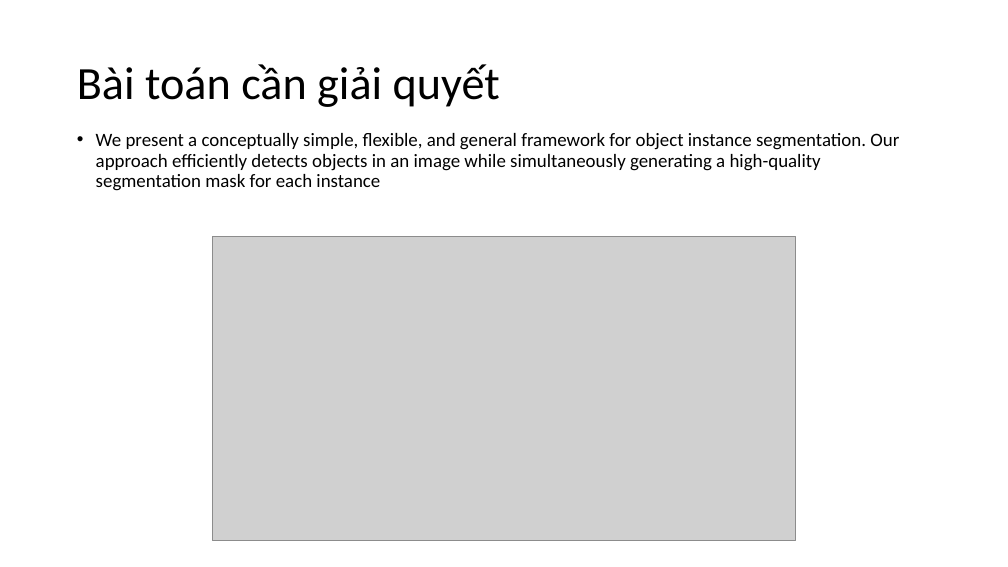
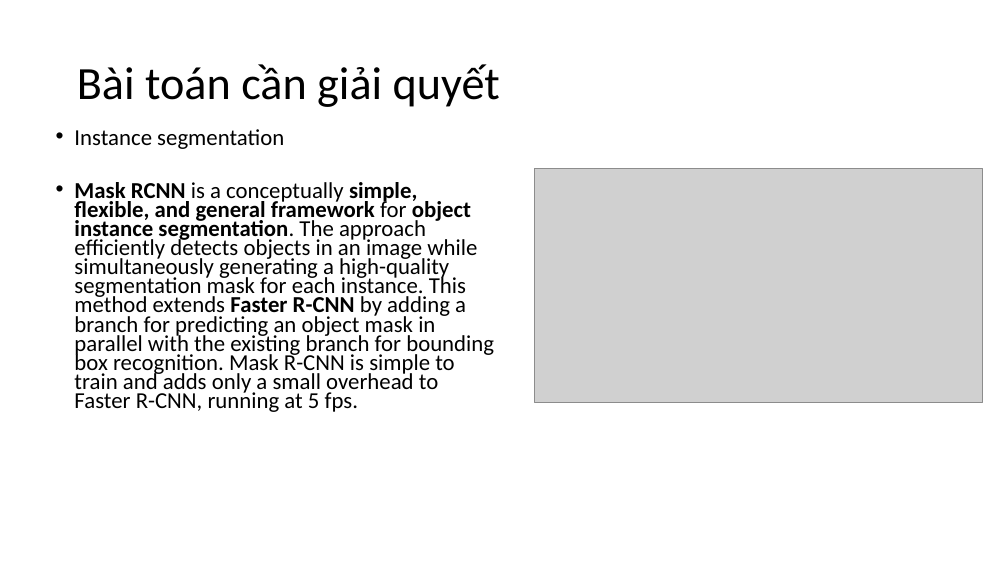
Before and after one commit to quyethv15uit/CS2205.CH1501, a slide deck: slide 2 of QT31.pptx. Drawn at 1008x567 pixels with LibreOffice and Linux fonts; fonts in the diff are those of the drawing; grey boxes stand for pictures. Boxes give left, top, right and bottom in pixels: in the first picture for what was removed or moved away, otherwise in the second. Text is boxed around its words. In the diff, an @@ line names an element or a change of style, - is before the commit and + after.

```diff
--- a/QT31.pptx
+++ b/QT31.pptx
@@ text at [74, 129, 494, 412]: text changed; size 18 to 21.7 pt @@
-• We present a conceptually simple, flexible, and general framework for object instance segmentation. Our approach efficiently detects objects in an image while simultaneously generating a high-quality segmentation mask for each instance
+• Instance segmentation
+• Mask RCNN is a conceptually simple, flexible, and general framework for object instance segmentation. The approach efficiently detects objects in an image while simultaneously generating a high-quality segmentation mask for each instance. This method extends Faster R-CNN by adding a branch for predicting an object mask in parallel with the existing branch for bounding box recognition. Mask R-CNN is simple to train and adds only a small overhead to Faster R-CNN, running at 5 fps.
@@ picture: place and size @@
-picture at [212, 236, 796, 541]
+picture at [535, 169, 983, 403]
```
Also in this commit, not shown: 1 other slide changed, 1 slide added, 2 slides removed.
